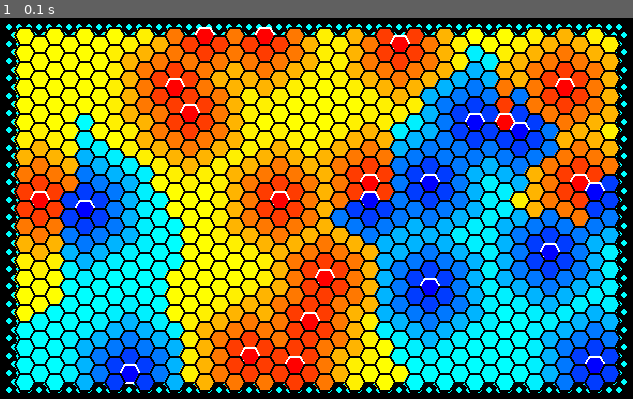
Above: before the commit, frame 1.
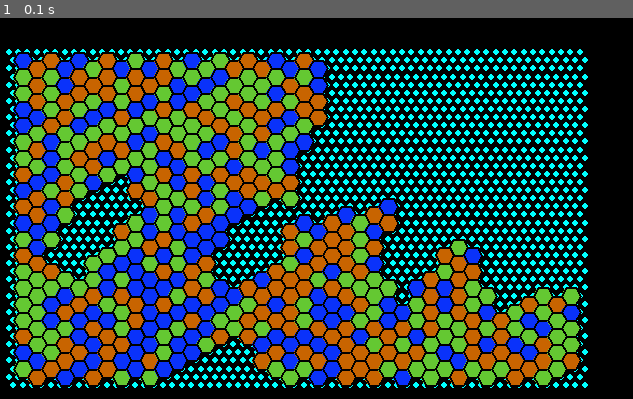
Above: after the commit, the same moment.

Repository: Pineci/slay
Game: pygame game, started from slay/main.py
Two runs of this game, one before a commit and one after it. Both use one fixed random seed, a clock stepped at 60 frames per second and the inputs below.
Inputs:
- Up to frame 1 (0.1 s): no input

The runs differ from the first frame. In frame 1, 82% of the frame differs, in the area x 0-100%, y 1-99%.

Commit message:
Moved main loop code to renderer

Diff:
--- a/assets/tileassets/default.json
+++ b/assets/tileassets/default.json
@@ -1,15 +1,15 @@
 {
-    "team1": [
+    "team0": [
         200,
         100,
         0
     ],
-    "team2": [
+    "team1": [
         100,
         200,
         50
     ],
-    "team3": [
+    "team2": [
         10,
         50,
         250
--- a/slay/game.py
+++ b/slay/game.py
@@ -14,6 +14,7 @@
         self.map = map
         self.num_players = num_players
         self.initialize_map()
+        print(len(self.regions))
 
     def initialize_map(self):
         # Assign tiles to players randomly
@@ -31,3 +32,6 @@
                     new_region = Region(map=self.map, tile_coords=continuous_tiles)
                     regions.append(new_region)
         self.regions = regions
+
+    def get_map(self) -> Map:
+        return self.map
--- a/slay/grid.py
+++ b/slay/grid.py
@@ -86,6 +86,7 @@
             # formula is (rows - 1) * sin(5*pi/3)*scale == height
             return height / ((rows - 1) * sin(5*pi/3))
 
+    @classmethod
     def bottom_right_from_scale(cls, top_left: Tuple[float, float],
                                      rows: int = 1,
                                      cols: int = 1,
--- a/slay/main.py
+++ b/slay/main.py
@@ -3,74 +3,15 @@
 from tile import Hexagon
 from grid import HexGrid
 from map import Map
-
-
-def test_grid():
-    bg_color = (0, 0, 0)
-    fg_color = (0, 255, 255)
-    hx_color = (255, 0, 0)
-    db_color = (255, 255, 0)
-
-    w, h = 720, 480
-    radius = 3
-    top_left = (w * 0.1, h * 0.1)
-    side_length = 10
-
-    hex_rows, hex_cols = 41, 20
-    rows, cols = hex_rows+2, 3*hex_cols + 2
-
-    pygame.init()
-    root = pygame.display.set_mode((w, h))
-
-    hex_grid = HexGrid(rows=rows, cols=cols, top_left=top_left, scale=side_length)
-    test_map = Map(land_points=15, sea_points=10, size=(hex_rows, hex_cols))
-    test_map.make_map()
-
-    while True:
-        for event in pygame.event.get():
-            if event.type == pygame.QUIT:
-                pygame.quit()
-                exit()
-            elif event.type == pygame.MOUSEBUTTONDOWN:
-                pos = pygame.mouse.get_pos()
-                print(pos)
-
-            root.fill(bg_color)
-            for row in hex_grid.grid:
-                for point in row:
-                    pygame.draw.circle(root, fg_color, point, radius, 0)
-            for row in range(hex_rows):
-                for col in range(hex_cols):
-                    hexObject = test_map.get_tile((row, col))
-                    #if hexObject.is_active():
-                    edge_color = bg_color
-                    if hexObject.priority == 0:
-                            edge_color = (255, 255, 255)
-                    if hexObject.is_active():
-                        color = (255, min(60*hexObject.priority, 255), 0)
-                    else:
-                        color = (0, min(60*hexObject.priority, 255), 255)
-                    hexagon, center = hexObject.get_shape(hex_grid)
-                    pygame.draw.polygon(root, color, hexagon, 0)
-                    pygame.draw.polygon(root, edge_color, hexagon, 2)
-                    #pygame.draw.circle(root, fg_color, center, radius, 0)
-                    i,j = hexObject.get_grid_coords()
-                    top_left = hex_grid.grid[i][j]
-                    #pygame.draw.circle(root, db_color, top_left, radius, 0)
-            '''
-            for row in range(hex_rows):
-                for col in range(hex_cols):
-                    hexObject = Hexagon((row, col))
-                    hexagon, center = hexObject.get_hexagon(hex_grid)
-                    pygame.draw.polygon(root, hx_color, hexagon, 0)
-                    pygame.draw.polygon(root, bg_color, hexagon, 2)
-                    #pygame.draw.circle(root, fg_color, center, radius, 0)
-                    i,j = hexObject.get_grid_coords()
-                    top_left = hex_grid.grid[i][j]
-                    #pygame.draw.circle(root, db_color, top_left, radius, 0)
-            '''
-            pygame.display.flip()
-
+from game import Game
+from render import Render
 
 if __name__ == '__main__':
-    test_grid()
+    w, h = 720, 480
+    hex_rows, hex_cols = 40, 20
+    map = Map(land_points=15, sea_points=10, size=(hex_rows, hex_cols))
+    map.make_map()
+    game = Game(map, num_players=3)
+    renderer = Render((w, h), game)
+
+    renderer.main_loop()
--- a/slay/map.py
+++ b/slay/map.py
@@ -81,6 +81,12 @@
         row, col = coord
         return self.map_tiles[row][col]
 
+    def get_size(self) -> Tuple[int, int]:
+        return self.size
+
+    def get_tile_type(self) -> TileType:
+        return self.tile_type
+
     def __iter__(self):
         self.iter_i = 0
         self.iter_j = 0
@@ -88,14 +94,13 @@
 
     def __next__(self):
         i, j = self.iter_i, self.iter_j
+        self.iter_i += 1
         if self.iter_i >= self.size[0]:
+            self.iter_j += 1
             if self.iter_j >= self.size[1]:
                 raise StopIteration
             else:
-                self.iter_j += 1
                 self.iter_i = 0
-        else:
-            self.iter_i += 1
         return self.get_tile((i, j))
 
     def __len__(self):
@@ -111,7 +116,7 @@
 
         q = PriorityQueue()
         q.put((0, counter, self.get_tile(start_coord)))
-        reached[start_coord[i]][start_coord[j]] = True
+        reached[start_coord[0]][start_coord[1]] = True
         same_tiles = [start_coord]
         team = self.get_tile(start_coord).get_team()
 
--- a/slay/render.py
+++ b/slay/render.py
@@ -1,6 +1,8 @@
 from typing import Tuple
 from tile import TileType, Tile
 from grid import HexGrid, Grid
+from game import Game
+from map import Map
 from config import TILE_ASSET_DIR
 import pygame
 import json
@@ -39,11 +41,18 @@
 
 class Render:
 
-    def __init__(self, screen_size: Tuple[int, int]):
+    def __init__(self, screen_size: Tuple[int, int], game: Game):
         self.screen_size = screen_size
+        self.game = game
         self.x_margin = 0.1
 
-        self.grid = self.make_grid()
+        map = game.get_map()
+        self.grid = self.make_grid(map.get_size(), map.get_tile_type())
+        self.background_color = (0, 0, 0)
+
+        self.tile_asset = TileAsset()
+
+        self.initialize_pygame()
 
     def initialize_pygame(self) -> None:
         pygame.init()
@@ -54,7 +63,7 @@
         if tile_type == TileType.HEXAGON:
             rows, cols = tile_rows+2, 3*tile_cols+2
             scale = HexGrid.scale_from_size(top_left=(0, 0), rows=rows, cols=cols,
-                                            width=self.screen_size[0]-2*self.x_margin)
+                                            width=self.screen_size[0]*(1-2*self.x_margin))
             width, height = HexGrid.bottom_right_from_scale(top_left=(0, 0), rows=rows,
                                                             cols=cols, scale=scale)
             top_left = (self.screen_size[0]/2 - width/2, self.screen_size[1]/2 - height/2)
@@ -71,3 +80,24 @@
             team = tile.get_team()
             pygame.draw.polygon(self.display, tile_asset.get_team_color(team), shape, 0)
             pygame.draw.polygon(self.display, tile_asset.get_edge_color(), shape, edge_thickness)
+
+    def draw_map(self) -> None:
+        for tile in self.game.get_map():
+            self.draw_tile(tile, self.tile_asset, edge_thickness=2)
+
+    def event_handler(self):
+        for event in pygame.event.get():
+            if event.type == pygame.QUIT:
+                pygame.quit()
+                exit()
+            elif event.type == pygame.MOUSEBUTTONDOWN:
+                pos = pygame.mouse.get_pos()
+                print(pos)
+
+    def main_loop(self):
+        while True:
+            self.event_handler()
+            self.display.fill(self.background_color)
+            self.draw_grid(grid_color=(0, 255, 255), radius=3)
+            self.draw_map()
+            pygame.display.flip()
